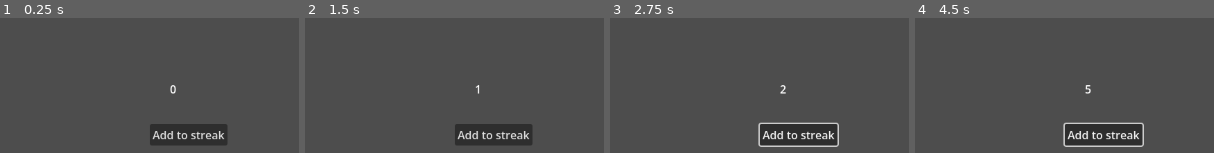
Above: before the commit, frames 1-4 (left to right).
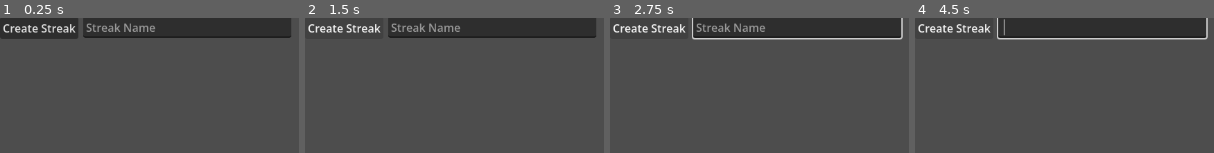
Above: after the commit, the same moments.

Repository: bobis1/HabitQuest
Game: Godot game, scene res://main.tscn
Two runs of this game, one before a commit and one after it. Both use one fixed random seed, a clock stepped at 60 frames per second and the inputs below.
Inputs (mouse positions are in pixels of both pictures, inside the frame that each line leads up to):
- Up to frame 1 (0.25 s): no input
- Up to frame 2 (1.5 s): click (493, 134) at 0.5 s, where only the run before the commit has a clickable "Add to streak"; click (343, 27) at 1.25 s, where only the run after the commit has a clickable "Create Streak"
- Up to frame 3 (2.75 s): tap Enter at 2 s; hold Up from 2.03 s (still down); tap Alt at 2.1 s
- Up to frame 4 (4.5 s): tap Space at 2.75, 4.25 s; tap Shift at 2.85, 4.35 s; tap Enter at 3.5 s; release Up at 3.53 s; hold Left from 3.53 s (still down); tap Alt at 3.6 s

The runs differ from the first frame. In frame 1, 17% of the frame differs, in the area x 0-98%, y 0-95%; in frame 2, 14%; in frame 3, 17%; in frame 4, 17%.

Commit message:
Got the basic streak logic working

Diff:
--- a/Scripts/habitTracking.gd
+++ b/Scripts/habitTracking.gd
@@ -2,26 +2,51 @@
 
 @export var streakButton: Button
 @export var streakDisplay: Label
+@export var StreakNaming: Control
+@export var StreakContainer: VBoxContainer
+var SceneTemplate: PackedScene = preload("res://StreakTemplate.tscn")
+var currentHabitName: String
+var isNameSubmitted: bool
+var isNameStarted: bool
+const SAVE_PATH = "user://STREAKSAVE.txt"
 
-const SAVE_PATH = "user://PLACEHOLDER.txt"
+
 
 func _ready() -> void:
-	if FileAccess.file_exists(SAVE_PATH):
-		var file = FileAccess.open(SAVE_PATH, FileAccess.READ)
-		Globals.StreakNum = file.get_as_text().to_int()
-	else:
-		print("Streak Save file not found. Starting from 0.")
-		Globals.StreakNum = 0
+	var StreakVar = DirAccess.open("user://Streaks")
+	if StreakVar:
+		var StreakFiles = StreakVar.get_files()
+		for file_name in StreakFiles:
+			if file_name.ends_with(".txt"):
+					var habit_name = file_name.trim_suffix(".txt")
+					print("Found saved habit: ", habit_name)
+					currentHabitName = habit_name
+					create_instance(SceneTemplate)
+	pass
 
 
 func _process(delta: float) -> void:
 	streakDisplay.text = str(Globals.StreakNum)
 
-
-func _on_button_pressed() -> void:
-	Globals.StreakNum += 1
+func _on_create_streak_pressed() -> void:
+	StreakNaming.visible = true
 
 
-	var file = FileAccess.open(SAVE_PATH, FileAccess.WRITE)
 
-	file.store_string(str(Globals.StreakNum))
+
+func _on_line_edit_text_submitted(new_text: String) -> void:
+	if new_text.strip_edges() == "":
+		return
+
+	currentHabitName = new_text
+	StreakNaming.visible = false
+
+	create_instance(SceneTemplate)
+
+
+
+func create_instance(add):
+	var scene_instance = add.instantiate()
+	StreakContainer.add_child(scene_instance)
+	scene_instance.setup_streak(currentHabitName)
+	return scene_instance
--- /dev/null
+++ b/StreakTemplate.tscn
@@ -0,0 +1,18 @@
+[gd_scene format=3 uid="uid://bswgyvsgf63id"]
+
+[ext_resource type="Script" uid="uid://birq6kvuv5oog" path="res://streak_template.gd" id="1_dr64m"]
+
+[node name="StreakTemplate" type="Control" unique_id=2012262603]
+layout_mode = 3
+anchors_preset = 0
+script = ExtResource("1_dr64m")
+
+[node name="StreakButton" type="Button" parent="." unique_id=479000262]
+layout_mode = 0
+offset_left = -31.0
+offset_top = 51.0
+offset_right = 36.0
+offset_bottom = 82.0
+text = "Streak0"
+
+[connection signal="pressed" from="StreakButton" to="." method="_on_streak_button_pressed"]
--- a/main.tscn
+++ b/main.tscn
@@ -2,10 +2,12 @@
 
 [ext_resource type="Script" uid="uid://5xuyv0xlpqef" path="res://Scripts/habitTracking.gd" id="1_ig7tw"]
 
-[node name="Node2D" type="Node2D" unique_id=1256048991 node_paths=PackedStringArray("streakButton", "streakDisplay")]
+[node name="Node2D" type="Node2D" unique_id=1256048991 node_paths=PackedStringArray("streakButton", "streakDisplay", "StreakNaming", "StreakContainer")]
 script = ExtResource("1_ig7tw")
-streakButton = NodePath("Control/StreakAdd")
+streakButton = NodePath("Control/CreateStreak")
 streakDisplay = NodePath("Control/Label")
+StreakNaming = NodePath("Control/StreakNaming")
+StreakContainer = NodePath("Control/VBoxContainer")
 
 [node name="Control" type="Control" parent="." unique_id=2045931258]
 layout_mode = 3
@@ -13,21 +15,43 @@
 offset_right = 40.0
 offset_bottom = 40.0
 
-[node name="StreakAdd" type="Button" parent="Control" unique_id=1343283887]
-layout_mode = 0
-offset_left = 216.0
-offset_top = 153.0
-offset_right = 328.0
-offset_bottom = 184.0
-text = "Add to streak
-"
-metadata/Streakname = "TEST"
-
 [node name="Label" type="Label" parent="Control" unique_id=1710800276]
+visible = false
 layout_mode = 0
 offset_left = 245.0
 offset_top = 91.0
 offset_right = 285.0
 offset_bottom = 114.0
 
-[connection signal="pressed" from="Control/StreakAdd" to="." method="_on_button_pressed"]
+[node name="StreakNaming" type="Control" parent="Control" unique_id=172233871]
+anchors_preset = 0
+offset_left = 183.0
+offset_top = 8.0
+offset_right = 223.0
+offset_bottom = 48.0
+
+[node name="LineEdit" type="LineEdit" parent="Control/StreakNaming" unique_id=1237987199]
+layout_mode = 0
+offset_left = -63.0
+offset_top = -10.0
+offset_right = 237.0
+offset_bottom = 21.0
+placeholder_text = "Streak Name"
+
+[node name="CreateStreak" type="Button" parent="Control" unique_id=62943996]
+layout_mode = 0
+offset_top = -1.0
+offset_right = 113.0
+offset_bottom = 30.0
+text = "Create Streak"
+
+[node name="VBoxContainer" type="VBoxContainer" parent="Control" unique_id=1029101994]
+layout_mode = 0
+offset_left = 270.0
+offset_top = 138.0
+offset_right = 310.0
+offset_bottom = 178.0
+theme_override_constants/separation = 35
+
+[connection signal="text_submitted" from="Control/StreakNaming/LineEdit" to="." method="_on_line_edit_text_submitted"]
+[connection signal="pressed" from="Control/CreateStreak" to="." method="_on_create_streak_pressed"]
--- /dev/null
+++ b/streak_template.gd
@@ -0,0 +1,29 @@
+extends Control # Or whatever your root node type is
+
+@onready var streak_button: Button = $StreakButton
+
+var habit_name: String = ""
+var local_streak: int = 0
+
+func setup_streak(new_habit_name: String) -> void:
+	habit_name = new_habit_name
+	DirAccess.make_dir_recursive_absolute("user://Streaks")
+	var save_path = "user://Streaks/" + habit_name + ".txt"
+
+	if FileAccess.file_exists(save_path):
+		var file = FileAccess.open(save_path, FileAccess.READ)
+		local_streak = file.get_as_text().to_int()
+	else:
+		local_streak = 0
+	update_button_visuals()
+
+func _on_streak_button_pressed() -> void:
+	local_streak += 1
+	var save_path = "user://Streaks/" + habit_name + ".txt"
+	var file = FileAccess.open(save_path, FileAccess.WRITE)
+	file.store_string(str(local_streak))
+
+	update_button_visuals()
+
+func update_button_visuals() -> void:
+	streak_button.text = habit_name + " - Streak: " + str(local_streak)
Not shown, added: streak_template.gd.uid
